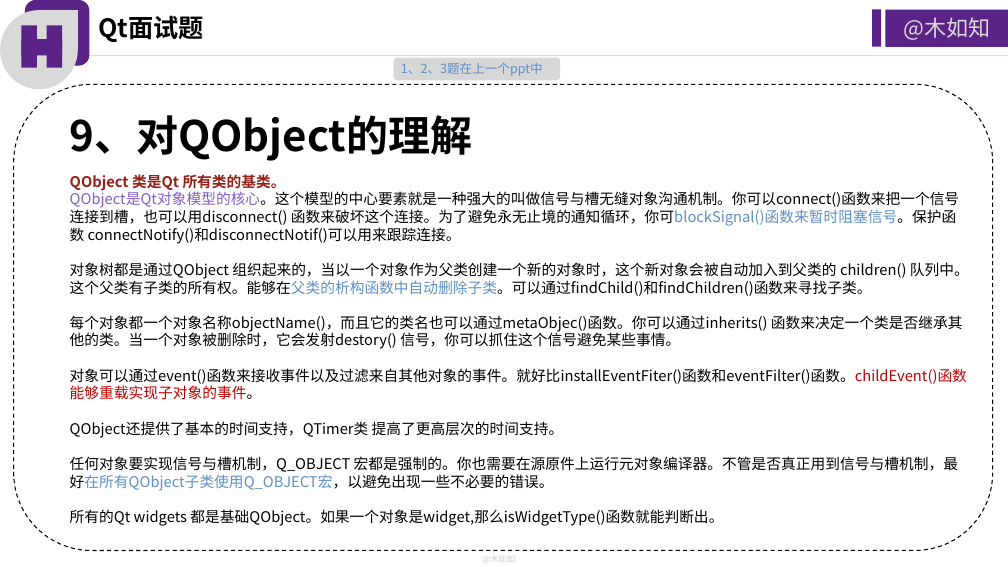
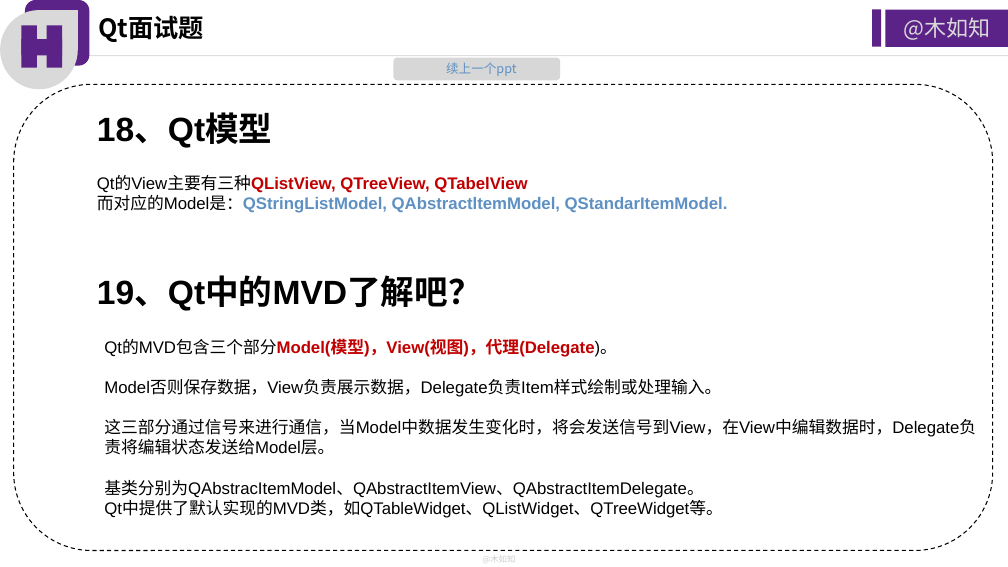
Before and after one commit to huangbaozhi/MuruzNotes, a slide deck: slide 6 of ppt/Qt面试题3.pptx (slide 7 before the commit). Drawn at 1008x567 pixels with LibreOffice and Linux fonts; fonts in the diff are those of the drawing. Boxes give left, top, right and bottom in pixels: in the first picture for what was removed or moved away, otherwise in the second. Text is boxed around its words. In the diff, an @@ line names an element or a change of style, - is before the commit and + after.

```diff
--- a/ppt/Qt面试题3.pptx
+++ b/ppt/Qt面试题3.pptx
@@ text at (x1=446, y1=62, x2=516, y2=76): text changed @@
-1、2、3题在上一个ppt中
+续上一个ppt
@@ text at (x1=97, y1=114, x2=273, y2=148): text changed; size 40 to 32 pt; font Noto Sans CJK SC to Arial @@
-9、对QObject的理解
+18、Qt模型
@@ text removed at (x1=70, y1=174, x2=969, y2=526) @@
-QObject 类是Qt 所有类的基类。
-QObject是Qt对象模型的核心。这个模型的中心要素就是一种强大的叫做信号与槽无缝对象沟通机制。你可以connect()函数来把一个信号连接到槽，也可以用disconnect() 函数来破坏这个连接。为了避免永无止境的通知循环，你可blockSignal()函数来暂时阻塞信号。保护函数 connectNotify()和disconnectNotif()可以用来跟踪连接。
-对象树都是通过QObject 组织起来的，当以一个对象作为父类创建一个新的对象时，这个新对象会被自动加入到父类的 children() 队列中。这个父类有子类的所有权。能够在父类的析构函数中自动删除子类。可以通过findChild()和findChildren()函数来寻找子类。
-每个对象都一个对象名称objectName()，而且它的类名也可以通过metaObjec()函数。你可以通过inherits() 函数来决定一个类是否继承其他的类。当一个对象被删除时，它会发射destory() 信号，你可以抓住这个信号避免某些事情。
-对象可以通过event()函数来接收事件以及过滤来自其他对象的事件。就好比installEventFiter()函数和eventFilter()函数。childEvent()函数能够重载实现子对象的事件。
-QObject还提供了基本的时间支持，QTimer类 提高了更高层次的时间支持。
-任何对象要实现信号与槽机制，Q_OBJECT 宏都是强制的。你也需要在源原件上运行元对象编译器。不管是否真正用到信号与槽机制，最好在所有QObject子类使用Q_OBJECT宏，以避免出现一些不必要的错误。
-所有的Qt widgets 都是基础QObject。如果一个对象是widget,那么isWidgetType()函数就能判断出。
@@ text added at (x1=97, y1=176, x2=728, y2=213), 16 pt, text #5E90C4, bold @@
+Qt的View主要有三种QListView, QTreeView, QTabelView
+而对应的Model是：QStringListModel, QAbstractltemModel, QStandarItemModel.
@@ text added at (x1=97, y1=278, x2=482, y2=311), 32 pt, text #000000, bold @@
+19、Qt中的MVD了解吧？
@@ text added at (x1=104, y1=339, x2=976, y2=518), 16 pt, text #000000 @@
+Qt的MVD包含三个部分Model(模型)，View(视图)，代理(Delegate)。
+Model否则保存数据，View负责展示数据，Delegate负责Item样式绘制或处理输入。
+这三部分通过信号来进行通信，当Model中数据发生变化时，将会发送信号到View，在View中编辑数据时，Delegate负责将编辑状态发送给Model层。
+基类分别为QAbstracItemModel、QAbstractItemView、QAbstractItemDelegate。
+Qt中提供了默认实现的MVD类，如QTableWidget、QListWidget、QTreeWidget等。
```
Also in this commit, not shown: 6 other slides changed, 1 slide removed, 6 other files.
